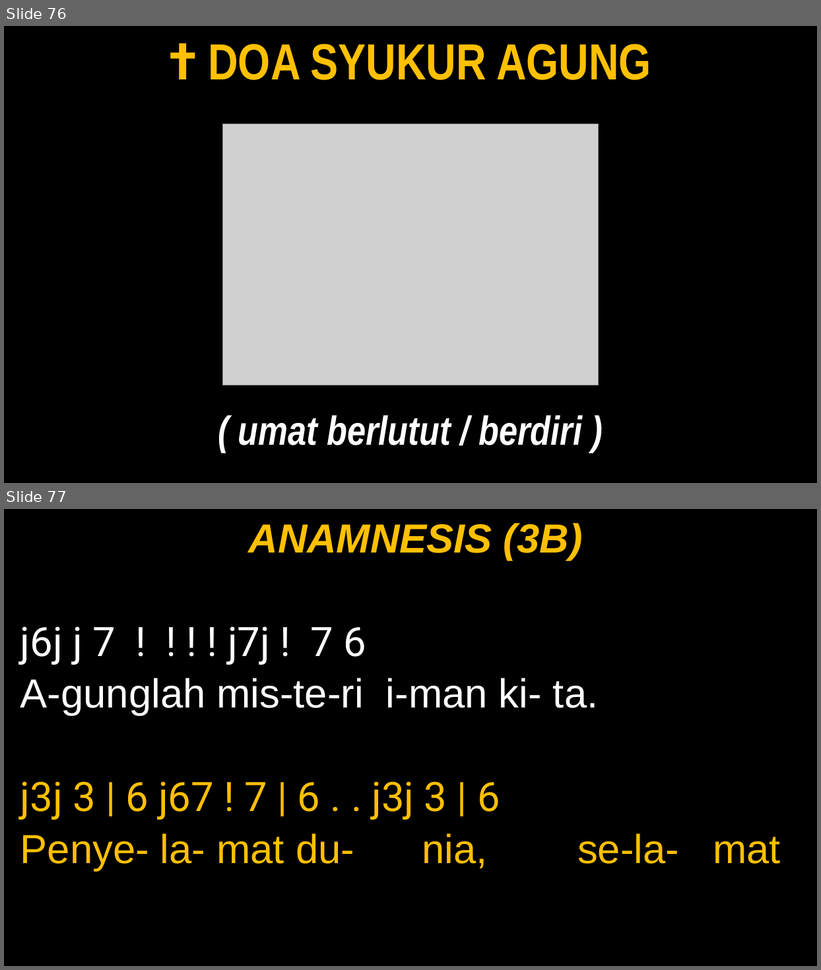
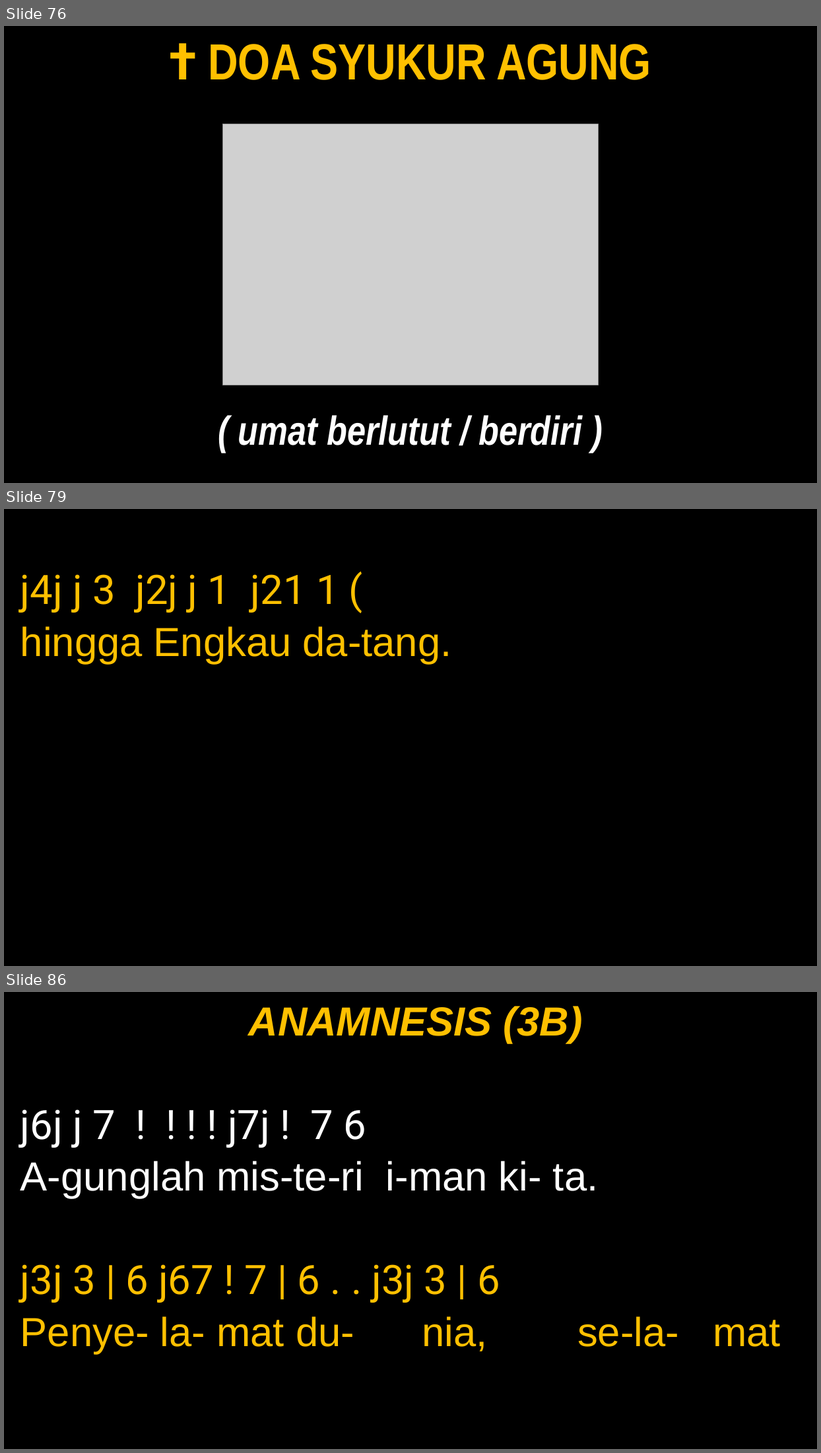
Before and after one commit to JasonEvan/Mikael-PPT-Maker, a slide deck: app/template/Template_Mingguan.pptx. Shown one above the other, each under a label of ours: slides 76 and 77 before the commit, slides 76, 79 and 86 after it; the slides between them are not shown. The pictures are 821x970 and 821x1453 pixels, drawn with LibreOffice and Linux fonts; fonts in the diff are those of the drawing; grey boxes stand for pictures. Boxes give left, top, right and bottom in pixels: in the first picture for what was removed or moved away, otherwise in the second. Text is boxed around its words. In the diff, an @@ line names an element or a change of style, - is before the commit and + after.

```diff
--- a/app/template/Template_Mingguan.pptx
+++ b/app/template/Template_Mingguan.pptx
@@ slide 79 added at box(4, 509, 817, 966), background #000000 @@
@@ text added at box(20, 574, 452, 664), 48 pt, text #FFC000 @@
+j4j j 3 j2j j 1 j21 1 (
+hingga Engkau da-tang.
@@ what was slide 77 is now slide 86 @@
```
Also in this commit, not shown: 8 other slides added, 4 other files.
